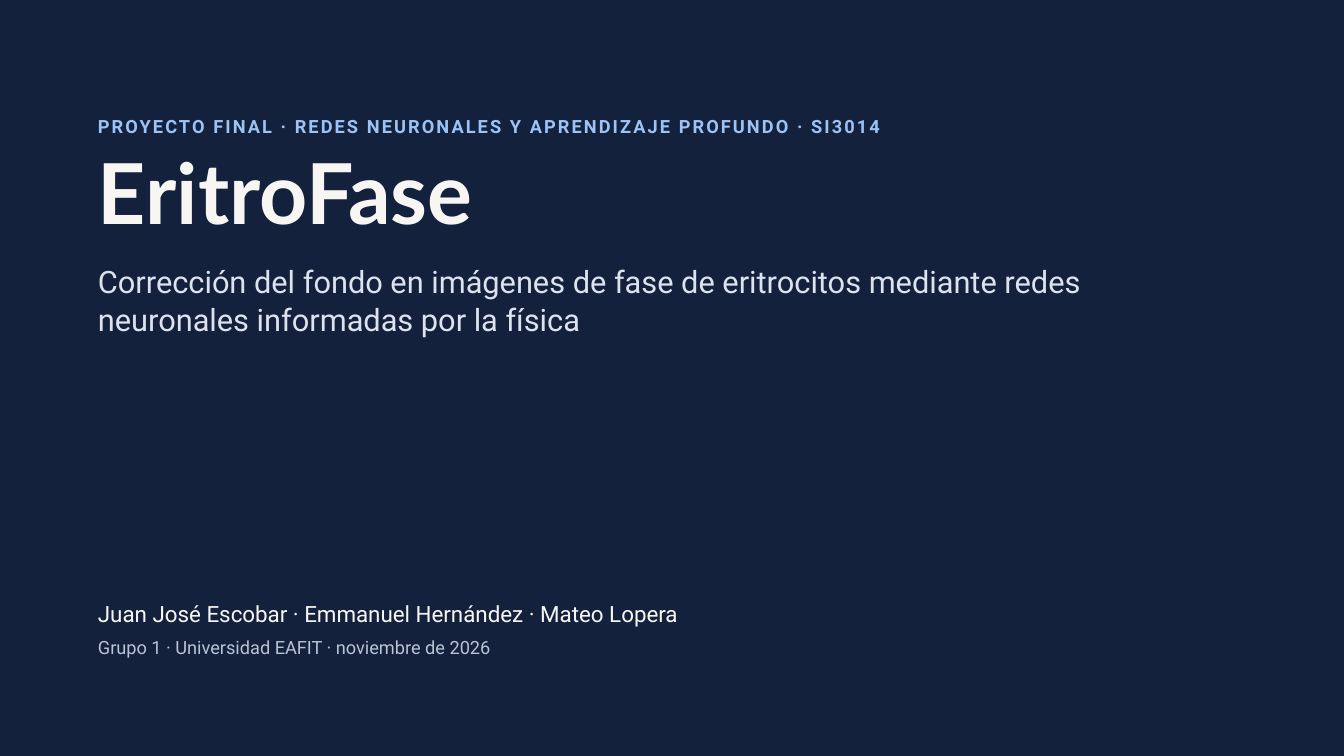
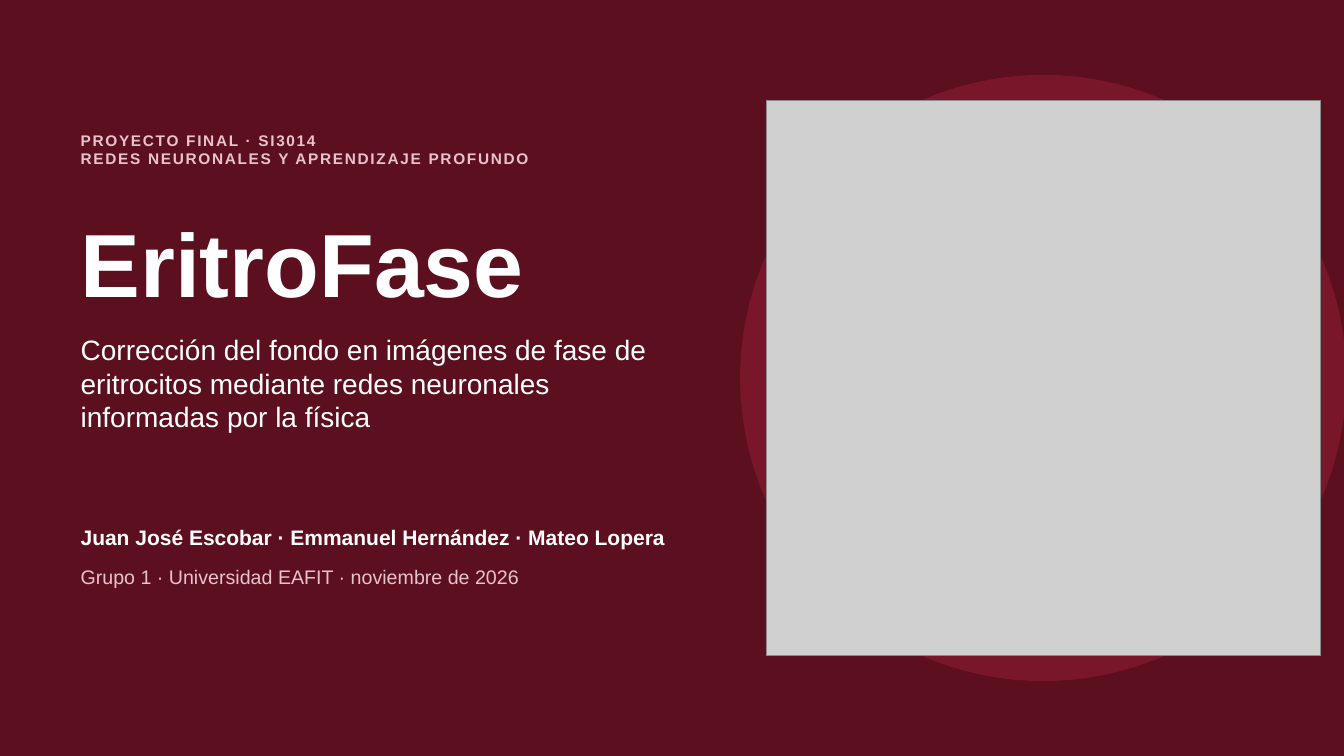
Before and after one commit to Jjes07/DeepLearning-Final, a slide deck: slide 1 of docs/final-report/EritroFase_Sustentacion.pptx. Drawn at 1344x756 pixels with LibreOffice and Linux fonts; fonts in the diff are those of the drawing; grey boxes stand for pictures. Boxes give left, top, right and bottom in pixels: in the first picture for what was removed or moved away, otherwise in the second. Text is boxed around its words. In the diff, an @@ line names an element or a change of style, - is before the commit and + after.

Commit message:
docs: rediseñar la presentación para público no experto
- Tres diapositivas nuevas al inicio: qué es un eritrocito, cómo se mide algo
  transparente (la fase) y por qué estorba el fondo.
- Figuras regeneradas sin ejes ilegibles, tipografía Arial y una analogía por
  idea (reloj, sábana y cuerdas, mano sobre la mesa, estatura desde el piso).
- Versiones 1 y 2 del entrenamiento en una sola diapositiva; diapositiva nueva
  con el control posterior a la entrega; respaldos 24 a 26.
- Corrige tres afirmaciones: el «335×» pasa al respaldo con su matiz, la
  prueba se describe como «no usada para entrenar» y ω0 = 1 «favorece» fondos
  lentos.
- Notas del orador reescritas, con nombre y tiempo por diapositiva (13:55).

```diff
--- a/docs/final-report/EritroFase_Sustentacion.pptx
+++ b/docs/final-report/EritroFase_Sustentacion.pptx
@@ background #14213D to #5C0F1E @@
@@ ellipse added at box(741, 76, 1344, 681), fill #7A1629, outline #7A1629 1 pt @@
@@ picture added at box(766, 101, 1321, 655) @@
@@ text at box(81, 153, 529, 164): text changed; size 13 to 11 pt; font Roboto to Arial; text colour #9CC3F5 to #E9C3CB @@
-PROYECTO FINAL · REDES NEURONALES Y APRENDIZAJE PROFUNDO · SI3014
+PROYECTO FINAL · SI3014
+REDES NEURONALES Y APRENDIZAJE PROFUNDO
@@ title "EritroFase": place and size @@
-title "EritroFase" at box(98, 161, 473, 225)
+title "EritroFase" at box(81, 232, 524, 298)
@@ title "EritroFase" at box(81, 232, 524, 298): size 60 to 64 pt, font Lato to Arial, text colour #F7F6F2 to #FFFFFF; line spacing 60pt to 1; vertical alignment top to middle @@
@@ text "Corrección del fondo en imágenes ...": place and size @@
-text "Corrección del fondo en imágenes ..." at box(98, 269, 1080, 338)
+text "Corrección del fondo en imágenes ..." at box(81, 339, 646, 433)
@@ text "Corrección del fondo en imágenes ..." at box(81, 339, 646, 433): size 22 to 20 pt, font Roboto to Arial, text colour #DCE3EE to #FFFFFF; line spacing 27.5pt to 1; more space between paragraphs @@
@@ text "Juan José Escobar · Emmanuel ...": place and size @@
-text "Juan José Escobar · Emmanuel ..." at box(98, 605, 677, 627)
+text "Juan José Escobar · Emmanuel ..." at box(81, 529, 665, 549)
@@ text "Juan José Escobar · Emmanuel ..." at box(81, 529, 665, 549): size 16 to 15 pt, font Roboto to Arial, text colour #F7F6F2 to #FFFFFF, bold on; line spacing 22.4pt to 1 @@
@@ text "Grupo 1 · Universidad EAFIT ...": place and size @@
-text "Grupo 1 · Universidad EAFIT ..." at box(98, 640, 491, 658)
+text "Grupo 1 · Universidad EAFIT ..." at box(81, 570, 519, 588)
@@ text "Grupo 1 · Universidad EAFIT ..." at box(81, 570, 519, 588): size 13 to 14 pt, font Roboto to Arial, text colour #B9C3D3 to #E9C3CB; line spacing 18.2pt to 1 @@
```
Also in this commit, not shown: 11 other slides changed, 14 slides added, 9 slides removed.
